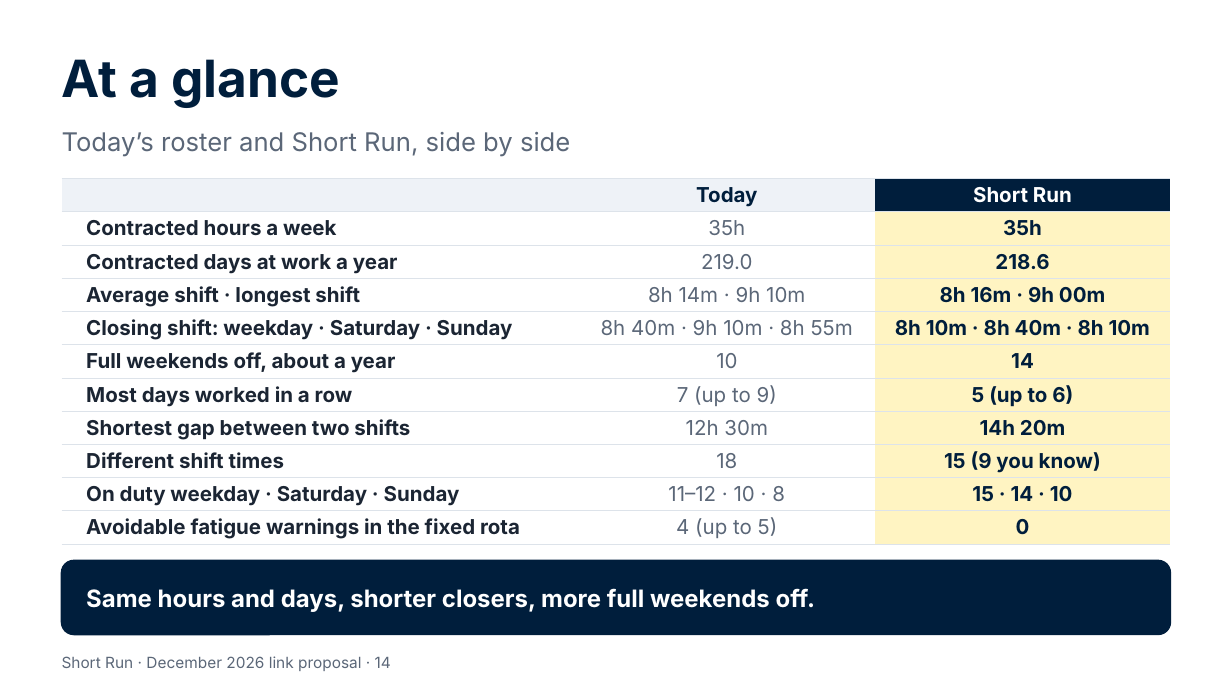
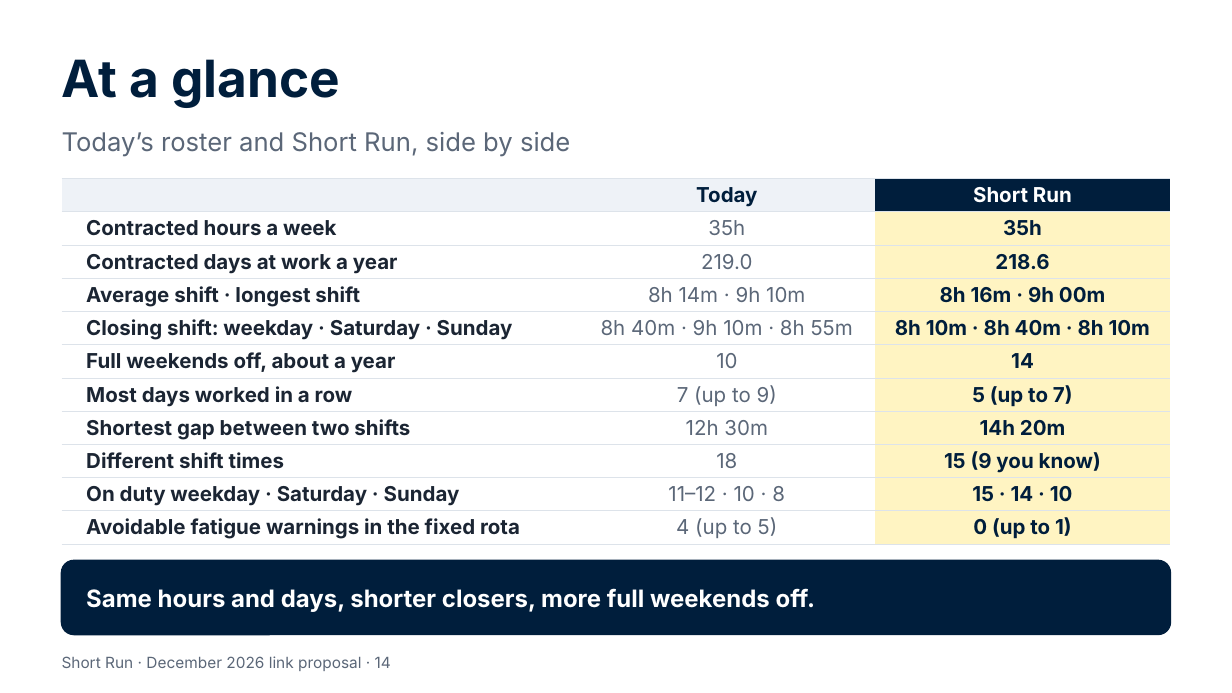
Before and after one commit to Garethdavidmiller/roster-app, a slide deck: slide 14 of docs/links-26/presentations/Short-Run-for-colleagues.pptx. Drawn at 1232x693 pixels with LibreOffice and Linux fonts; fonts in the diff are those of the drawing. Boxes give left, top, right and bottom in pixels: in the first picture for what was removed or moved away, otherwise in the second. Text is boxed around its words. In the diff, an @@ line names an element or a change of style, - is before the commit and + after.

```diff
--- a/docs/links-26/presentations/Short-Run-for-colleagues.pptx
+++ b/docs/links-26/presentations/Short-Run-for-colleagues.pptx
@@ table at (x1=62, y1=179, x2=1170, y2=543) @@
-row 7, column 3: 5 (up to 6)
+row 7, column 3: 5 (up to 7)
-row 11, column 3: 0
+row 11, column 3: 0 (up to 1)
```
Also in this commit, not shown: 3 other slides changed, 56 other files.
